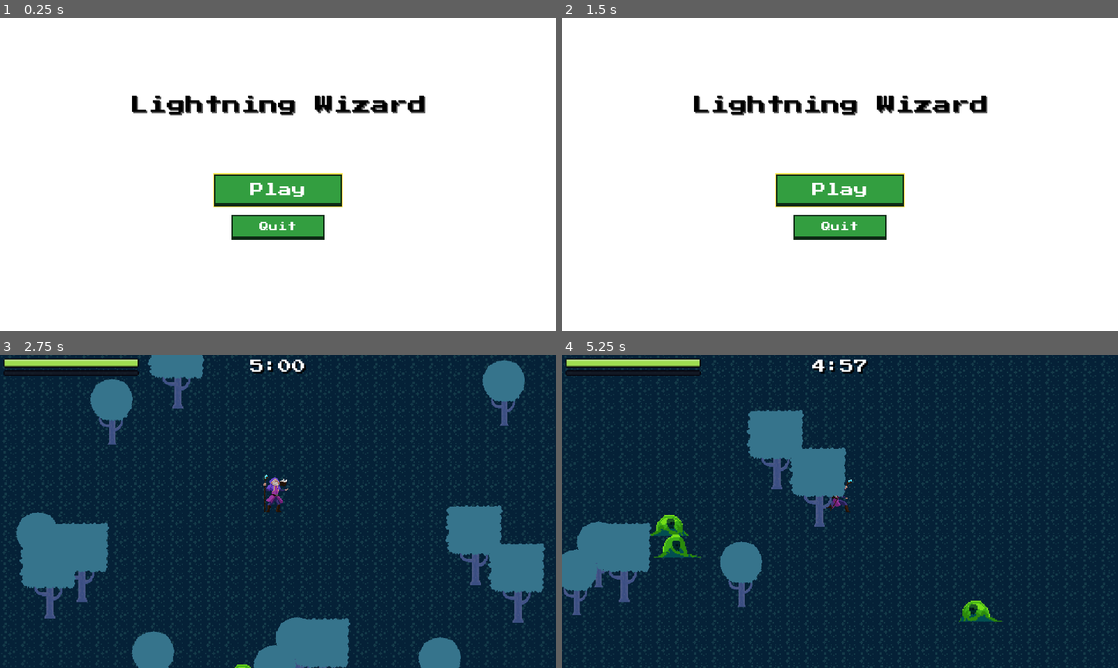
Above: before the commit, frames 1-4 (two rows, left to right).
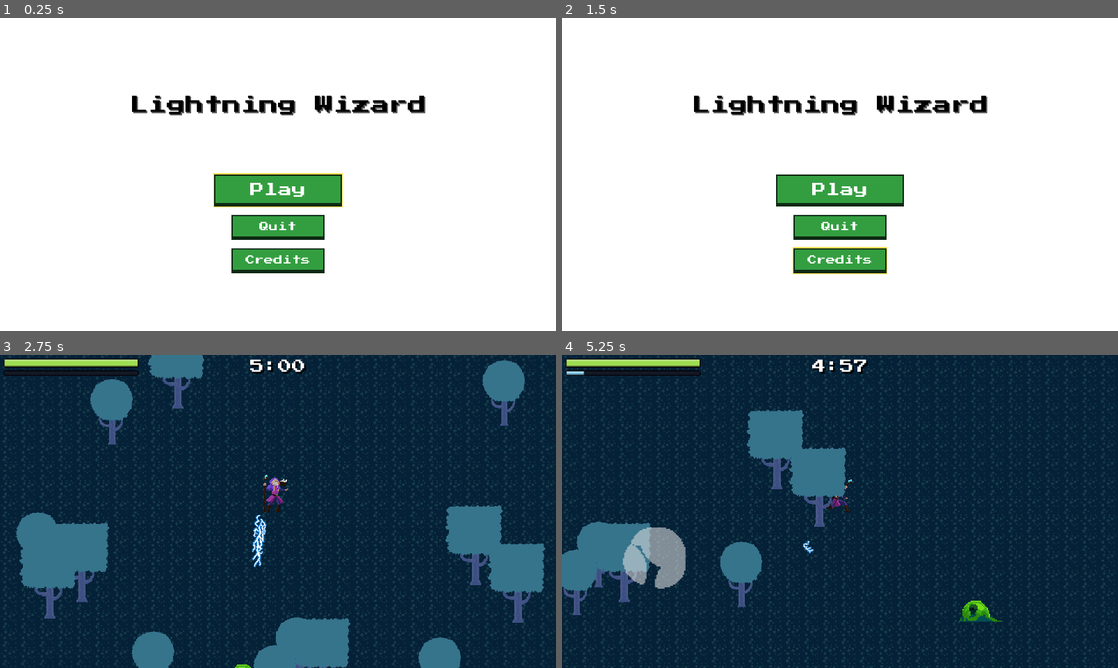
Above: after the commit, the same moments.

Repository: dpassailaigue/QGDC_Game_Jam_2026_DArtagnan_Gavin
Game: Godot game, scene res://main_menu.tscn
Two runs of this game, one before a commit and one after it. Both use one fixed random seed, a clock stepped at 60 frames per second and the inputs below.
Inputs (mouse positions are in pixels of both pictures, inside the frame that each line leads up to):
- Up to frame 1 (0.25 s): no input
- Up to frame 2 (1.5 s): click (840, 262) at 0.5 s, where only the run after the commit has a clickable "Credits"; click (840, 296) at 1.25 s, where only the run after the commit has a clickable "Back to Menu"
- Up to frame 3 (2.75 s): click "Play" at 2 s
- Up to frame 4 (5.25 s): hold D (move_right) 2.78-3.53 s; hold S (move_down) 3.53-4.28 s; hold D (move_right) 4.28-5.03 s; hold W (move_up) from 5.03 s (still down)

The runs differ from the first frame. In frame 1, 1.3% of the frame differs, in the area x 41-59%, y 73-82%; in frame 2, 1.6%; in frame 3, 0.3%; in frame 4, 1.9%, in the area x 0-46%, y 5-75%.

Commit message:
Final touches, balancing, and music integration Plus credits tab

Diff:
--- a/Game Jam Project/game.gd
+++ b/Game Jam Project/game.gd
@@ -47,9 +47,14 @@
 # Battle theme loops for the whole run. PROCESS_MODE_ALWAYS keeps it playing
 # while the tree is paused (upgrade screen, win/game over screens).
 const BATTLE_MUSIC := preload("res://battle_theme.mp3")
+# Where the music starts in the file (skips the MP3 encoder's ~30ms of silence),
+# so each loop restarts right on the first beat. The file itself is trimmed to
+# end exactly after bar 24 (150 BPM), so loops join with no gap.
+const BATTLE_MUSIC_LOOP_START := 1259.0 / 44100.0
 func _play_music() -> void:
 	var stream: AudioStreamMP3 = BATTLE_MUSIC.duplicate()
 	stream.loop = true
+	stream.loop_offset = BATTLE_MUSIC_LOOP_START
 	var music := AudioStreamPlayer.new()
 	music.name = "Music"
 	music.stream = stream
--- a/Game Jam Project/gun.gd
+++ b/Game Jam Project/gun.gd
@@ -1,8 +1,10 @@
 extends Area2D
 
 # Max distance (from the player) an enemy can be targeted at. The screen is
-# 1920x1080 with the camera on the player, so 500 keeps targets on screen.
-const MAX_RANGE := 500.0
+# 1920x1080 with the camera on the player: 750 reaches well toward the sides,
+# but slightly past the top/bottom edges (540px from the player).
+# The detection circle in gun.tscn must be at least this big.
+const MAX_RANGE := 750.0
 
 var target: Node2D = null
 
--- a/Game Jam Project/gun.tscn
+++ b/Game Jam Project/gun.tscn
@@ -4,7 +4,7 @@
 [ext_resource type="Texture2D" uid="uid://cswb5do8rrj7q" path="res://pistol/pistol.png" id="2_idur6"]
 
 [sub_resource type="CircleShape2D" id="CircleShape2D_nthgb"]
-radius = 540.0
+radius = 790.0
 
 [node name="Gun" type="Area2D" unique_id=941152522]
 collision_layer = 0
--- a/Game Jam Project/main_menu.gd
+++ b/Game Jam Project/main_menu.gd
@@ -2,6 +2,10 @@
 
 const GAME_SCENE := "res://survivors_game.tscn"
 const MENU_MUSIC := preload("res://main_theme.mp3")
+# Where the music starts in the file (skips the MP3 encoder's ~30ms of silence),
+# so each loop restarts right on the first beat. The file itself is trimmed to
+# end exactly after bar 40 (120 BPM), so loops join with no gap.
+const MENU_MUSIC_LOOP_START := 1364.0 / 44100.0
 
 
 func _ready() -> void:
@@ -15,6 +19,7 @@
 func _play_music() -> void:
 	var stream: AudioStreamMP3 = MENU_MUSIC.duplicate()
 	stream.loop = true
+	stream.loop_offset = MENU_MUSIC_LOOP_START
 	var music := AudioStreamPlayer.new()
 	music.name = "Music"
 	music.stream = stream
@@ -28,3 +33,29 @@
 
 func _on_quit_button_pressed() -> void:
 	get_tree().quit()
+
+
+# Credits page: shown in place of the main page (same scene, so the main
+# theme keeps playing without restarting)
+func _on_credits_button_pressed() -> void:
+	%MainPage.hide()
+	%CreditsPage.show()
+	%BackButton.grab_focus()
+
+
+func _on_back_button_pressed() -> void:
+	%CreditsPage.hide()
+	%MainPage.show()
+	%CreditsButton.grab_focus()
+
+
+# Escape / controller back also leaves the credits page
+func _unhandled_input(event: InputEvent) -> void:
+	if %CreditsPage.visible and event.is_action_pressed("ui_cancel"):
+		_on_back_button_pressed()
+		get_viewport().set_input_as_handled()
+
+
+# The artist's link on the credits page opens in the browser
+func _on_credits_link_clicked(meta) -> void:
+	OS.shell_open(str(meta))
--- a/Game Jam Project/main_menu.tscn
+++ b/Game Jam Project/main_menu.tscn
@@ -1,8 +1,8 @@
-[gd_scene format=3]
-
-[ext_resource type="Script" path="res://main_menu.gd" id="1_menu"]
-
-[node name="MainMenu" type="Control"]
+[gd_scene format=3 uid="uid://do4nuifrl6nwh"]
+
+[ext_resource type="Script" uid="uid://bgunnxvw71lpd" path="res://main_menu.gd" id="1_menu"]
+
+[node name="MainMenu" type="Control" unique_id=86463933]
 layout_mode = 3
 anchors_preset = 15
 anchor_right = 1.0
@@ -11,16 +11,24 @@
 grow_vertical = 2
 script = ExtResource("1_menu")
 
-[node name="Background" type="ColorRect" parent="."]
-layout_mode = 1
-anchors_preset = 15
-anchor_right = 1.0
-anchor_bottom = 1.0
-grow_horizontal = 2
-grow_vertical = 2
-color = Color(1, 1, 1, 1)
-
-[node name="Title" type="Label" parent="."]
+[node name="Background" type="ColorRect" parent="." unique_id=126920492]
+layout_mode = 1
+anchors_preset = 15
+anchor_right = 1.0
+anchor_bottom = 1.0
+grow_horizontal = 2
+grow_vertical = 2
+
+[node name="MainPage" type="Control" parent="." unique_id=1208707698]
+unique_name_in_owner = true
+layout_mode = 1
+anchors_preset = 15
+anchor_right = 1.0
+anchor_bottom = 1.0
+grow_horizontal = 2
+grow_vertical = 2
+
+[node name="Title" type="Label" parent="MainPage" unique_id=2121266493]
 layout_mode = 1
 anchors_preset = 5
 anchor_left = 0.5
@@ -36,7 +44,7 @@
 horizontal_alignment = 1
 vertical_alignment = 1
 
-[node name="PlayButton" type="Button" parent="."]
+[node name="PlayButton" type="Button" parent="MainPage" unique_id=1152595035]
 unique_name_in_owner = true
 layout_mode = 1
 anchors_preset = 8
@@ -45,7 +53,6 @@
 anchor_right = 0.5
 anchor_bottom = 0.5
 offset_left = -220.0
-offset_top = 0.0
 offset_right = 220.0
 offset_bottom = 110.0
 grow_horizontal = 2
@@ -53,7 +60,7 @@
 theme_override_font_sizes/font_size = 48
 text = "Play"
 
-[node name="QuitButton" type="Button" parent="."]
+[node name="QuitButton" type="Button" parent="MainPage" unique_id=2107757023]
 layout_mode = 1
 anchors_preset = 8
 anchor_left = 0.5
@@ -69,5 +76,147 @@
 theme_override_font_sizes/font_size = 32
 text = "Quit"
 
-[connection signal="pressed" from="PlayButton" to="." method="_on_play_button_pressed"]
-[connection signal="pressed" from="QuitButton" to="." method="_on_quit_button_pressed"]
+[node name="CreditsButton" type="Button" parent="MainPage" unique_id=777681425]
+unique_name_in_owner = true
+layout_mode = 1
+anchors_preset = 8
+anchor_left = 0.5
+anchor_top = 0.5
+anchor_right = 0.5
+anchor_bottom = 0.5
+offset_left = -160.0
+offset_top = 255.0
+offset_right = 160.0
+offset_bottom = 340.0
+grow_horizontal = 2
+grow_vertical = 2
+theme_override_font_sizes/font_size = 32
+text = "Credits"
+
+[node name="CreditsPage" type="Control" parent="." unique_id=472844426]
+unique_name_in_owner = true
+visible = false
+layout_mode = 1
+anchors_preset = 15
+anchor_right = 1.0
+anchor_bottom = 1.0
+grow_horizontal = 2
+grow_vertical = 2
+
+[node name="CreditsTitle" type="Label" parent="CreditsPage" unique_id=1399165431]
+layout_mode = 1
+anchors_preset = 5
+anchor_left = 0.5
+anchor_right = 0.5
+offset_left = -600.0
+offset_top = 90.0
+offset_right = 600.0
+offset_bottom = 210.0
+grow_horizontal = 2
+theme_override_colors/font_color = Color(0, 0, 0, 1)
+theme_override_font_sizes/font_size = 64
+text = "Credits"
+horizontal_alignment = 1
+vertical_alignment = 1
+
+[node name="Programming" type="RichTextLabel" parent="CreditsPage" unique_id=69844917]
+layout_mode = 1
+anchors_preset = -1
+anchor_top = 0.28
+anchor_right = 0.5
+anchor_bottom = 0.5
+grow_horizontal = 2
+grow_vertical = 2
+mouse_filter = 2
+theme_override_colors/default_color = Color(0, 0, 0, 1)
+theme_override_constants/line_separation = 16
+theme_override_font_sizes/normal_font_size = 24
+bbcode_enabled = true
+text = "[center][font_size=32][u]Programming[/u][/font_size]
+
+Gavin Lacy
+D'Artagnan Passailaigue[/center]"
+scroll_active = false
+meta_underlined = false
+
+[node name="Art" type="RichTextLabel" parent="CreditsPage" unique_id=1793435900]
+layout_mode = 1
+anchors_preset = -1
+anchor_left = 0.5
+anchor_top = 0.28
+anchor_right = 1.0
+anchor_bottom = 0.5
+grow_horizontal = 2
+grow_vertical = 2
+theme_override_colors/default_color = Color(0, 0, 0, 1)
+theme_override_constants/line_separation = 16
+theme_override_font_sizes/normal_font_size = 24
+bbcode_enabled = true
+text = "[center][font_size=32][u]Art[/u][/font_size]
+
+Luiz Melo
+[url=https://luizmelo.itch.io][color=#2a5db0]https://luizmelo.itch.io[/color][/url][/center]"
+scroll_active = false
+meta_underlined = false
+
+[node name="MainThemeMusic" type="RichTextLabel" parent="CreditsPage" unique_id=193979123]
+layout_mode = 1
+anchors_preset = -1
+anchor_top = 0.54
+anchor_right = 0.5
+anchor_bottom = 0.76
+grow_horizontal = 2
+grow_vertical = 2
+mouse_filter = 2
+theme_override_colors/default_color = Color(0, 0, 0, 1)
+theme_override_constants/line_separation = 16
+theme_override_font_sizes/normal_font_size = 24
+bbcode_enabled = true
+text = "[center][font_size=32][u]Music (Main Theme)[/u][/font_size]
+
+D'Artagnan Passailaigue[/center]"
+scroll_active = false
+meta_underlined = false
+
+[node name="BattleThemeMusic" type="RichTextLabel" parent="CreditsPage" unique_id=1233152016]
+layout_mode = 1
+anchors_preset = -1
+anchor_left = 0.5
+anchor_top = 0.54
+anchor_right = 1.0
+anchor_bottom = 0.76
+grow_horizontal = 2
+grow_vertical = 2
+mouse_filter = 2
+theme_override_colors/default_color = Color(0, 0, 0, 1)
+theme_override_constants/line_separation = 16
+theme_override_font_sizes/normal_font_size = 24
+bbcode_enabled = true
+text = "[center][font_size=32][u]Music (Battle Theme)[/u][/font_size]
+
+Gavin Lacy[/center]"
+scroll_active = false
+meta_underlined = false
+
+[node name="BackButton" type="Button" parent="CreditsPage" unique_id=682545547]
+unique_name_in_owner = true
+layout_mode = 1
+anchors_preset = 7
+anchor_left = 0.5
+anchor_top = 1.0
+anchor_right = 0.5
+anchor_bottom = 1.0
+offset_left = -250.0
+offset_top = -160.0
+offset_right = 250.0
+offset_bottom = -75.0
+grow_horizontal = 2
+grow_vertical = 0
+theme_override_font_sizes/font_size = 32
+text = "Back to Menu"
+
+[connection signal="pressed" from="MainPage/PlayButton" to="." method="_on_play_button_pressed"]
+[connection signal="pressed" from="MainPage/QuitButton" to="." method="_on_quit_button_pressed"]
+[connection signal="pressed" from="MainPage/CreditsButton" to="." method="_on_credits_button_pressed"]
+[connection signal="meta_clicked" from="CreditsPage/Art" to="." method="_on_credits_link_clicked"]
+[connection signal="pressed" from="CreditsPage/BackButton" to="." method="_on_back_button_pressed"]
Not shown, changed: Game Jam Project/battle_theme.mp3
Not shown, changed: Game Jam Project/main_theme.mp3
